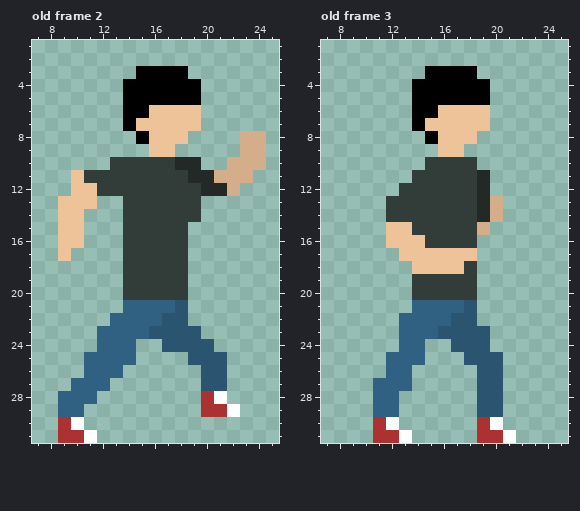
Pixel-art file -- Ready-Run/Assets/Images/Player/PlayerAnim.aseprite. Above: the version before the commit.
32x32 pixels, 14 frames. Shown: old frame 2: x 7..25, y 1..31; old frame 3: x 7..25, y 1..31. The commit also changed other frames, which this record leaves out.
Now the later version:
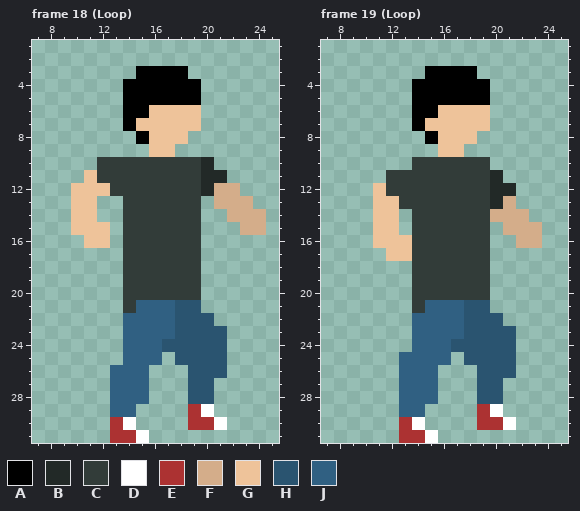
Palette (. is transparent): A #000000  B #222927  C #323c39  D #ffffff  E #ac3232  F #d4ad8a  G #eec39a  H #2a5470  J #306082
A new or re-ordered frame is compared with the old frame closest to it.
From old to new:
frames 14 -> 20
--- frame 18 (Loop) is new; against old frame 2
@@ x 7..25 @@
  7 .......AGGGGG......
- 8 ........AGGG....FF.
- 9 .........GG.....FF.
-10 ......CCCCCBB..FFF.
-11 ...GCCCCCCCCBBFFF..
-12 ...GGCCCCCCCCBBF...
-13 ..GGG..CCCCCC......
-14 ..GG...CCCCCC......
-15 ..GG...CCCCC.......
-16 ..GG...CCCCC.......
-17 ..G....CCCCC.......
-18 .......CCCCC.......
-19 .......CCCCC.......
-20 .......CCCCC.......
-21 .......JJJJH.......
-22 ......JJJJHH.......
-23 .....JJJJHHHH......
-24 .....JJJ..HHHH.....
-25 ....JJJJ....HHH....
-26 ....JJJ......HH....
-27 ...JJJ.......HH....
-28 ..JJJ........ED....
-29 ..JJ.........EED...
-30 ..ED...............
-31 ..EED..............
+ 8 ........AGGG.......
+ 9 .........GG........
+10 .....CCCCCCCCB.....
+11 ....GCCCCCCCCBB....
+12 ...GGGCCCCCCCBFF...
+13 ...GG..CCCCCC.FFF..
+14 ...GG..CCCCCC..FFF.
+15 ...GGG.CCCCCC...FF.
+16 ....GG.CCCCCC......
+17 .......CCCCCC......
+18 .......CCCCCC......
+19 .......CCCCCC......
+20 .......CCCCCC......
+21 .......CJJJHH......
+22 .......JJJJHHH.....
+23 .......JJJJHHHH....
+24 .......JJJHHHHH....
+25 .......JJJ.HHHH....
+26 ......JJJ...HHH....
+27 ......JJJ...HH.....
+28 ......JJJ...HH.....
+29 ......JJ....ED.....
+30 ......ED....EED....
+31 ......EED..........
--- frame 19 (Loop) is new; against old frame 3
@@ x 7..25 @@
  9 .........GG........
-10 ........CCCC.......
-11 .......CCCCCB......
-12 ......CCCCCCB......
-13 .....CCCCCCCBF.....
-14 .....CCCCCCCBF.....
-15 .....GGCCCCCF......
-16 .....GGGCCCC.......
-17 ......GGGGGG.......
-18 .......GGGGC.......
-19 .......CCCCC.......
-20 .......CCCCC.......
-21 .......JJJJH.......
-22 ......JJJJHH.......
-23 ......JJJHHHH......
-24 ......JJ..HHH......
-25 .....JJJ...HHH.....
-26 .....JJ.....HH.....
-27 ....JJJ.....HH.....
-28 ....JJ......HH.....
-29 ....JJ......HH.....
-30 ....ED......ED.....
-31 ....EED.....EED....
+10 .......CCCCCC......
+11 .....CCCCCCCCB.....
+12 ....GCCCCCCCCBB....
+13 ....GGCCCCCCCBF....
+14 ....GG.CCCCCCFFF...
+15 ....GG.CCCCCC.FFF..
+16 ....GGGCCCCCC..FF..
+17 .....GGCCCCCC......
+18 .......CCCCCC......
+19 .......CCCCCC......
+20 .......CCCCCC......
+21 .......CJJJHH......
+22 .......JJJJHHH.....
+23 .......JJJJHHHH....
+24 .......JJJHHHHH....
+25 ......JJJJ.HHHH....
+26 ......JJJ...HHH....
+27 ......JJJ...HH.....
+28 ......JJJ...HH.....
+29 ......JJ....ED.....
+30 ......ED....EED....
+31 ......EED..........
Boxes around the changes in both pictures, in picture pixels (x1, y1, x2, y2):
changed: (58, 131, 266, 443)
changed: (373, 157, 542, 443)
